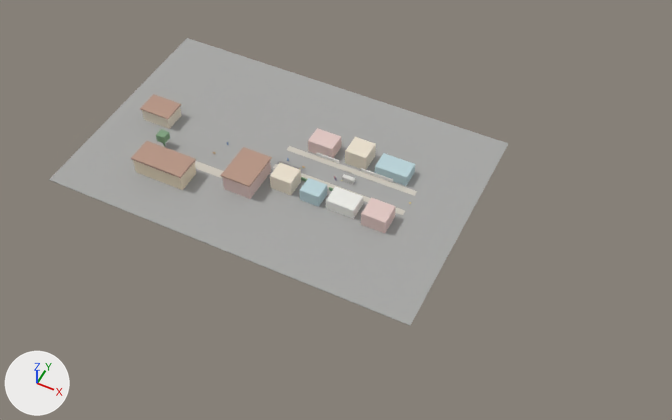
One commit to the glTF model Game/Blockout/ouverture-centre-ville.gltf: the scene before it, then after it.
One viewpoint serves both versions: a camera (50 mm lens) standing at (185.0, -229.0, 292.0) and looking at (66.0, 10.0, -6.0). The axes (+X, +Y, +Z) are drawn at lower left. The lights are the same throughout. The older version comes first. Where no turn or scale is listed for an object, it has been applied to the vertices.

Names of what the first picture shows: 'alley_corner_roof', 'alley_house_1970', 'alley_house_recent', 'alley_house_south_1', 'alley_house_south_2', 'alley_house_south_3', 'alley_road', 'alley_sidewalk_north', 'alley_sidewalk_south', 'ground', 'school_main', 'school_roof', 'school_square' and 11 more.
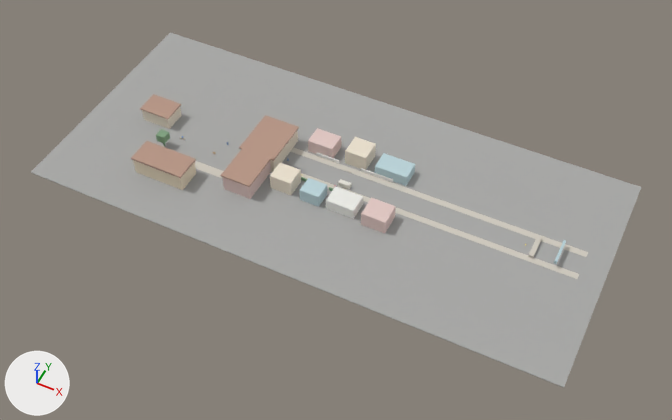
Commit message: Synchroniser la maquette mesurée et ses artefacts

Location of each change, (x1, y1, x2, y2) in pixels of the pictures (672 x 420 px):
```json
{"object": "ground", "change": "moved, rescaled", "before": [49, 38, 509, 325], "after": [31, 32, 641, 388], "on screen": "33% wider, 24% taller"}
{"object": "alley_road", "change": "moved, rescaled", "before": [277, 151, 414, 210], "after": [282, 152, 586, 274]}
{"object": "alley_sidewalk_south", "change": "moved, rescaled", "before": [287, 146, 417, 196], "after": [290, 147, 588, 257]}
{"object": "alley_corner_south_roof", "change": "added", "after": [239, 115, 299, 161], "on screen": "beige"}
{"object": "alley_sidewalk_north", "change": "moved, rescaled", "before": [273, 164, 405, 215], "after": [301, 173, 579, 279]}
{"object": "alley_corner_south_mask", "change": "added", "after": [270, 131, 298, 172]}
{"object": "boulevard_road_screen", "change": "added", "after": [528, 236, 542, 258]}
{"object": "sea_horizon_band", "change": "added", "after": [554, 240, 566, 264]}
```

Scene script edits in JSON lines:
```json
{"op": "set", "path": "ob_ground.location", "old": "(35.0, 20.0, -0.2)", "new": "(60.0, 20.0, -0.2)"}
{"op": "set", "path": "ob_ground.scale", "old": "(170.0, 110.0, 0.3)", "new": "(240.0, 110.0, 0.3)"}
{"op": "set", "path": "ob_alley_road.location", "old": "(64.0, 22.0, 0.0)", "new": "(95.0, 22.0, 0.0)"}
{"op": "set", "path": "ob_alley_road.scale", "old": "(62.0, 9.0, 0.06)", "new": "(150.0, 9.0, 0.06)"}
{"op": "set", "path": "ob_alley_sidewalk_north.location", "old": "(64.0, 15.8, 0.0)", "new": "(95.0, 15.8, 0.0)"}
{"op": "set", "path": "ob_alley_sidewalk_north.scale", "old": "(62.0, 2.8, 0.12)", "new": "(150.0, 2.8, 0.12)"}
{"op": "set", "path": "ob_alley_sidewalk_south.location", "old": "(64.0, 28.2, 0.0)", "new": "(95.0, 28.2, 0.0)"}
{"op": "set", "path": "ob_alley_sidewalk_south.scale", "old": "(62.0, 2.8, 0.12)", "new": "(150.0, 2.8, 0.12)"}
{"op": "add", "block": "ob_sea_horizon_band", "code": ["ob_sea_horizon_band = bpy.data.objects.new('sea_horizon_band', me_cube_bleu)", "ob_sea_horizon_band.location = (160.0, 22.0, 3.2)", "ob_sea_horizon_band.scale = (1.0, 12.0, 1.6)"]}
{"op": "add", "block": "ob_boulevard_road_screen", "code": ["ob_boulevard_road_screen = bpy.data.objects.new('boulevard_road_screen', me_cube_trottoir)", "ob_boulevard_road_screen.location = (150.0, 22.0, 0.8)", "ob_boulevard_road_screen.scale = (2.0, 11.0, 1.5)"]}
{"op": "add", "block": "ob_alley_corner_south_roof", "code": ["ob_alley_corner_south_roof = bpy.data.objects.new('alley_corner_south_roof', me_cube_toit)", "ob_alley_corner_south_roof.location = (27.0, 23.0, 8.3)", "ob_alley_corner_south_roof.scale = (17.0, 23.0, 0.7)"]}
{"op": "add", "block": "ob_alley_corner_south_mask", "code": ["ob_alley_corner_south_mask = bpy.data.objects.new('alley_corner_south_mask', me_cube_creme)", "ob_alley_corner_south_mask.location = (27.0, 23.0, 4.0)", "ob_alley_corner_south_mask.scale = (16.0, 22.0, 8.0)"]}
```
